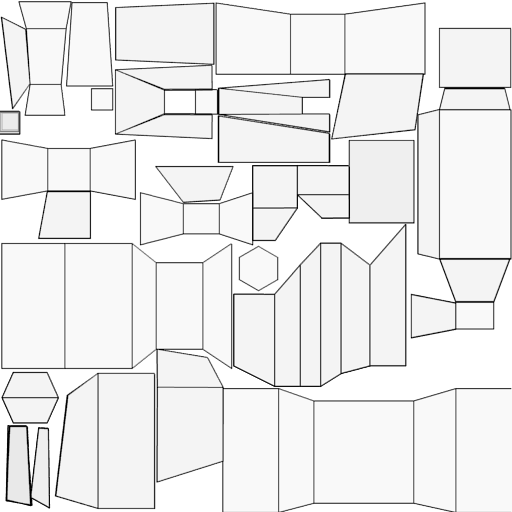
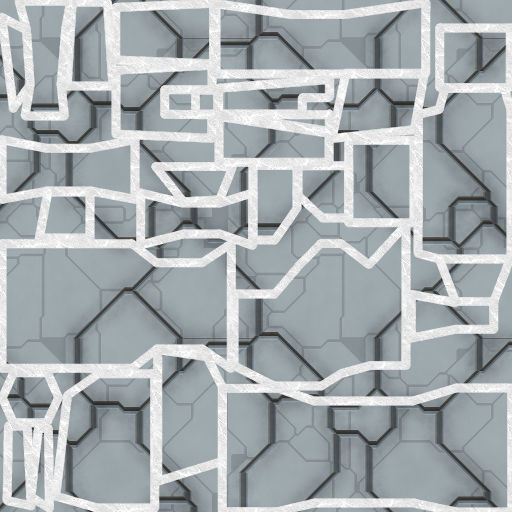
Two versions of the same layered image (512 × 512). Layer-by-layer changes:
removed layer "coredauber.png #8" over box(0, 110, 407, 509)
removed layer "coredauber.png #7" over box(0, 110, 407, 509)
removed layer "coredauber.png #6" over box(0, 111, 512, 512)
removed layer "coredauber.png #5" over box(0, 111, 415, 240)
removed layer "coredauber.png #4" over box(90, 78, 331, 164)
removed layer "coredauber.png #3" over box(410, 27, 512, 339)
removed layer "coredauber.png #2" over box(0, 2, 426, 140)
removed layer "coredauber.png #1" over box(1, 2, 215, 140)
hid "coredauber.png", painted on it over box(0, 1, 512, 512)
added layer "perimetro" above "sfondo copia" over box(0, 0, 512, 512)
added layer "sfondo copia" over box(0, 0, 512, 512)
